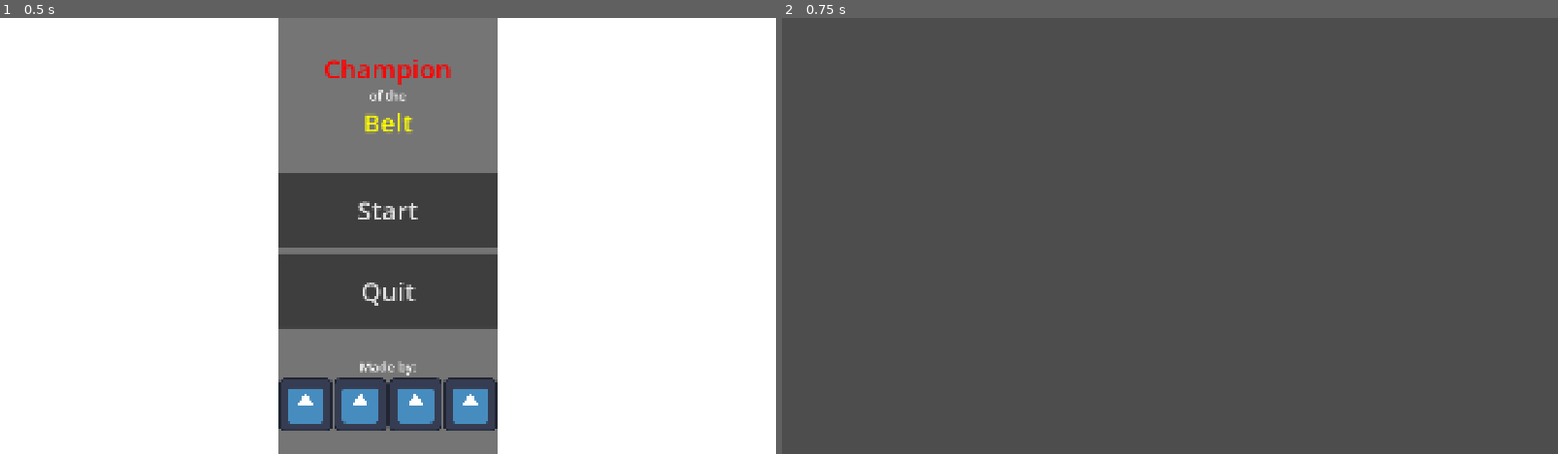
Above: before the commit, frames 1-2 (left to right).
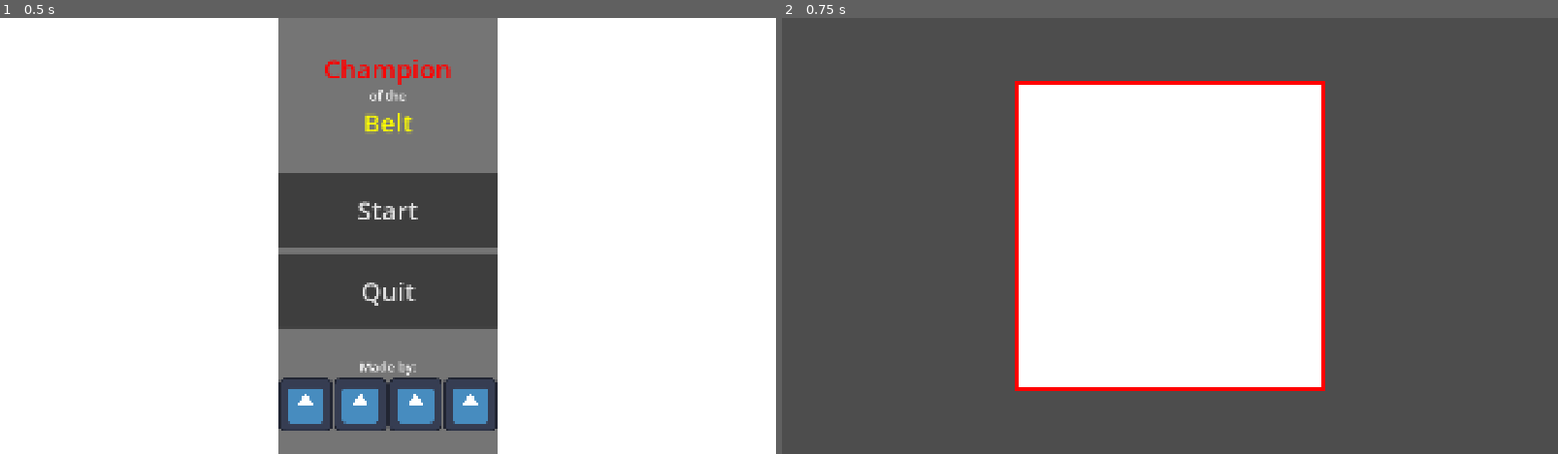
Above: after the commit, the same moments.

Repository: DeepRestGames/global-game-jam-2026
Game: Godot game, scene res://Scenes/main_menu.tscn
Two runs of this game, one before a commit and one after it. Both use one fixed random seed, a clock stepped at 60 frames per second and the inputs below. The engine's default icon, where the game draws it, is replaced by a stand-in: a white triangle on a blue panel in a dark square.
Inputs:
- Up to frame 1 (0.5 s): no input
- Up to frame 2 (0.75 s): click "Start" at 0.5 s

Frame 1 is identical in both runs. In frame 2, 28% of the frame differs, in the area x 30-70%, y 14-86%.

Commit message:
Add basic level environment

Diff:
--- /dev/null
+++ b/global-game-jam-2026/Scenes/game_scene.tscn
@@ -0,0 +1,100 @@
+[gd_scene format=3 uid="uid://c631y1i5alxpx"]
+
+[ext_resource type="Script" uid="uid://bk3s2boednv7" path="res://scripts/environment/ring.gd" id="1_x87qo"]
+
+[sub_resource type="WorldBoundaryShape2D" id="WorldBoundaryShape2D_oqyrl"]
+
+[sub_resource type="WorldBoundaryShape2D" id="WorldBoundaryShape2D_x87qo"]
+normal = Vector2(1, 0)
+
+[sub_resource type="WorldBoundaryShape2D" id="WorldBoundaryShape2D_b6fju"]
+normal = Vector2(0, 1)
+
+[sub_resource type="WorldBoundaryShape2D" id="WorldBoundaryShape2D_6h5vk"]
+normal = Vector2(-1, 0)
+
+[sub_resource type="Gradient" id="Gradient_oqyrl"]
+offsets = PackedFloat32Array(1)
+colors = PackedColorArray(1, 1, 1, 1)
+
+[sub_resource type="GradientTexture2D" id="GradientTexture2D_x87qo"]
+gradient = SubResource("Gradient_oqyrl")
+width = 768
+height = 768
+
+[sub_resource type="RectangleShape2D" id="RectangleShape2D_oqyrl"]
+size = Vector2(8, 768)
+
+[sub_resource type="Gradient" id="Gradient_x87qo"]
+offsets = PackedFloat32Array(1)
+colors = PackedColorArray(1, 0, 0, 1)
+
+[sub_resource type="GradientTexture2D" id="GradientTexture2D_b6fju"]
+gradient = SubResource("Gradient_x87qo")
+width = 8
+height = 768
+
+[node name="GameScene" type="Node2D" unique_id=2085927401]
+
+[node name="Camera2D" type="Camera2D" parent="." unique_id=1601739812]
+
+[node name="Ring" type="Node2D" parent="." unique_id=472433510]
+script = ExtResource("1_x87qo")
+
+[node name="StaticBody2D" type="StaticBody2D" parent="Ring" unique_id=1511064073]
+
+[node name="CollisionShape2D" type="CollisionShape2D" parent="Ring/StaticBody2D" unique_id=431483282]
+position = Vector2(0, 384)
+shape = SubResource("WorldBoundaryShape2D_oqyrl")
+
+[node name="CollisionShape2D2" type="CollisionShape2D" parent="Ring/StaticBody2D" unique_id=808203676]
+position = Vector2(-384, 0)
+shape = SubResource("WorldBoundaryShape2D_x87qo")
+
+[node name="CollisionShape2D3" type="CollisionShape2D" parent="Ring/StaticBody2D" unique_id=454886608]
+position = Vector2(0, -384)
+shape = SubResource("WorldBoundaryShape2D_b6fju")
+
+[node name="CollisionShape2D4" type="CollisionShape2D" parent="Ring/StaticBody2D" unique_id=264058572]
+position = Vector2(384, 0)
+shape = SubResource("WorldBoundaryShape2D_6h5vk")
+
+[node name="Sprite2D" type="Sprite2D" parent="Ring/StaticBody2D" unique_id=221755507]
+texture = SubResource("GradientTexture2D_x87qo")
+
+[node name="Border" type="Area2D" parent="Ring" unique_id=1450656480]
+collision_layer = 0
+monitorable = false
+
+[node name="CollisionShape2D" type="CollisionShape2D" parent="Ring/Border" unique_id=1571493907]
+position = Vector2(-380, 0)
+shape = SubResource("RectangleShape2D_oqyrl")
+
+[node name="Sprite2D" type="Sprite2D" parent="Ring/Border/CollisionShape2D" unique_id=147197093]
+texture = SubResource("GradientTexture2D_b6fju")
+
+[node name="CollisionShape2D2" type="CollisionShape2D" parent="Ring/Border" unique_id=1576900950]
+position = Vector2(0, -380.00003)
+rotation = 1.5703008
+shape = SubResource("RectangleShape2D_oqyrl")
+
+[node name="Sprite2D" type="Sprite2D" parent="Ring/Border/CollisionShape2D2" unique_id=568018190]
+texture = SubResource("GradientTexture2D_b6fju")
+
+[node name="CollisionShape2D3" type="CollisionShape2D" parent="Ring/Border" unique_id=1688141736]
+position = Vector2(380, 0)
+shape = SubResource("RectangleShape2D_oqyrl")
+
+[node name="Sprite2D" type="Sprite2D" parent="Ring/Border/CollisionShape2D3" unique_id=1543324892]
+texture = SubResource("GradientTexture2D_b6fju")
+
+[node name="CollisionShape2D4" type="CollisionShape2D" parent="Ring/Border" unique_id=542635168]
+position = Vector2(-1.4901161e-08, 379.99997)
+rotation = 1.5703008
+shape = SubResource("RectangleShape2D_oqyrl")
+
+[node name="Sprite2D" type="Sprite2D" parent="Ring/Border/CollisionShape2D4" unique_id=1608770280]
+texture = SubResource("GradientTexture2D_b6fju")
+
+[connection signal="body_entered" from="Ring/Border" to="Ring" method="_on_border_body_entered"]
+[connection signal="body_exited" from="Ring/Border" to="Ring" method="_on_border_body_exited"]
--- a/global-game-jam-2026/Scenes/main_menu.tscn
+++ b/global-game-jam-2026/Scenes/main_menu.tscn
@@ -2,7 +2,7 @@
 
 [ext_resource type="Texture2D" uid="uid://buspm1155yp47" path="res://icon.svg" id="1_28flt"]
 [ext_resource type="Script" uid="uid://bcwlhh1hjrg5g" path="res://scripts/main_menu/main_menu.gd" id="1_48xlc"]
-[ext_resource type="PackedScene" uid="uid://dwhiw1sduma0r" path="res://Scenes/SampleScene.tscn" id="2_1ehe0"]
+[ext_resource type="PackedScene" uid="uid://c631y1i5alxpx" path="res://Scenes/game_scene.tscn" id="2_1ehe0"]
 
 [node name="MainMenu" type="Control" unique_id=335195946]
 layout_mode = 3
--- /dev/null
+++ b/global-game-jam-2026/scripts/environment/ring.gd
@@ -0,0 +1,30 @@
+class_name Ring
+extends Node2D
+
+#region Signals
+#endregion
+#region Enums
+#endregion
+#region Constants
+#endregion
+#region Static Variables
+#endregion
+#region @export Variables
+#endregion
+#region Regular Variables
+#endregion
+#region @onready Variables
+#endregion
+
+#region Event Methods
+#endregion
+#region Signal Handlers
+func _on_border_body_entered(body: Node2D) -> void:
+	print("border entered!")
+
+
+func _on_border_body_exited(body: Node2D) -> void:
+	print("border exited!")
+#endregion
+#region Regular Methods
+#endregion
Not shown, added: global-game-jam-2026/scripts/environment/ring.gd.uid
